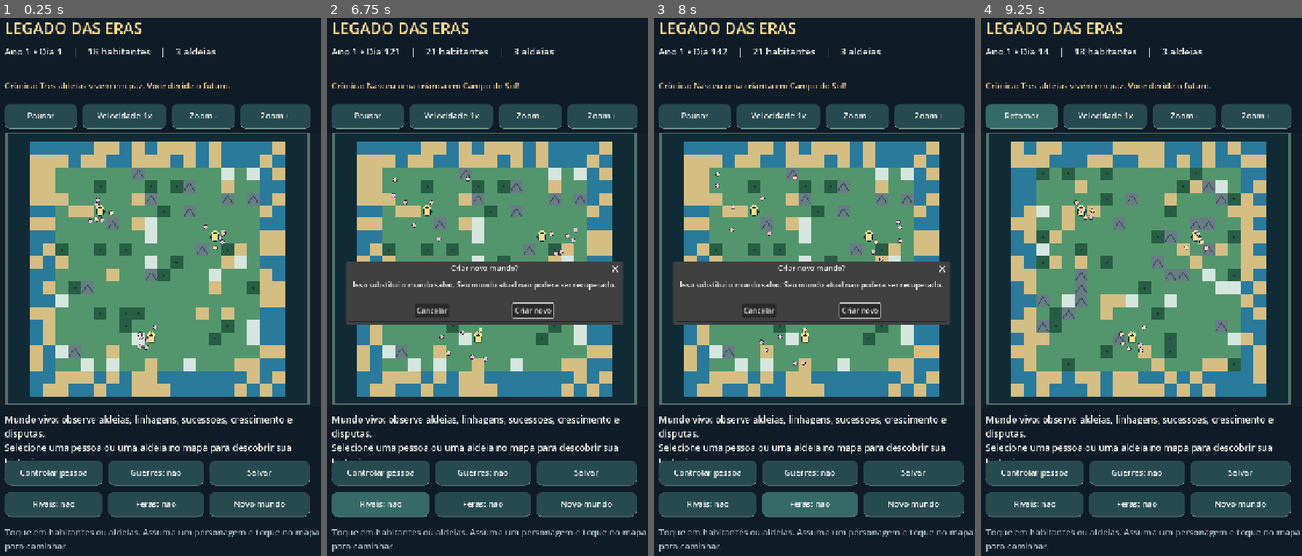
Above: before the commit, frames 1-4 (left to right).
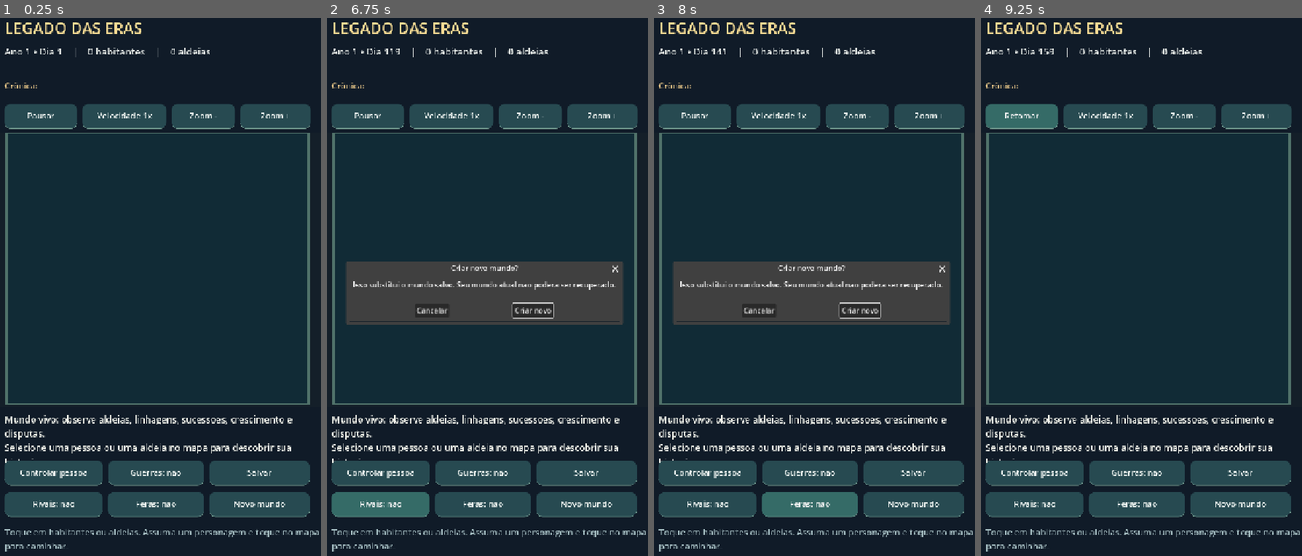
Above: after the commit, the same moments.

Repository: contateste123455667788994321-max/legados-das-eras
Game: Godot game, scene res://scenes/Main.tscn
Two runs of this game, one before a commit and one after it. Both use one fixed random seed, a clock stepped at 60 frames per second and the inputs below.
Inputs:
- Up to frame 1 (0.25 s): no input
- Up to frame 2 (6.75 s): click "Novo mundo" at 0.5 s; click "Pausar" at 1.25 s; click "Velocidade 1x" at 2 s; click "Zoom -" at 2.75 s; click "Zoom +" at 3.5 s; click "Controlar pessoa" at 4.25 s; click "Guerras: nao" at 5 s; click "Salvar" at 5.75 s; click "Rivais: nao" at 6.5 s
- Up to frame 3 (8 s): click "Feras: nao" at 7.25 s
- Up to frame 4 (9.25 s): click "Criar novo" at 8 s; click "Pausar" at 8.75 s

The runs differ from the first frame. In frame 1, 38% of the frame differs, in the area x 9-89%, y 5-71%; in frame 2, 29%; in frame 3, 29%; in frame 4, 38%.
Error after the commit: Parse Error: Cannot infer the type of "pop" variable because the value doesn't have a set type. (res://scripts/ai.gd:64)

Commit message:
feat: connect offline citizen AI to active world simulation and life events

Diff:
--- a/scripts/world.gd
+++ b/scripts/world.gd
@@ -1,9 +1,11 @@
 extends RefCounted
 class_name WorldSim
 
+const AgentAI = preload("res://scripts/ai.gd")
 const SIZE := 20
 const NAMES := ["Ari", "Nara", "Taro", "Lia", "Breno", "Iara", "Dara", "Enzo", "Kira", "Suri", "Davi", "Maya", "Ravi", "Luna", "Rael", "Yara", "Cael", "Tina", "Eron", "Ayla"]
 var rng := RandomNumberGenerator.new()
+var agent_ai = AgentAI.new()
 var tiles: Array = []
 var towns: Array = []
 var people: Array = []
@@ -24,6 +26,7 @@
 	return value
 
 func generate_world() -> void:
+	agent_ai.elapsed = 0.0
 	rng.randomize()
 	tiles.clear()
 	towns.clear()
@@ -181,6 +184,9 @@
 		_battle(dt)
 	if predators:
 		_predator_attacks(dt)
+	# IA local atualiza necessidades, trabalhos, relacionamentos e aldeias.
+	# Usa tempo da simulacao: pausa impede progresso e fechar o app nao avanca o mundo.
+	agent_ai.advance(self, dt)
 
 func _wander(actor: Dictionary, dt: float, pace: float) -> void:
 	actor["wander"] = float(actor["wander"]) - dt
@@ -235,6 +241,7 @@
 	if not bool(person["alive"]):
 		return
 	person["alive"] = false
+	agent_ai.on_death(self, person)
 	var town: Dictionary = get_town(int(person["town"]))
 	if not town.is_empty() and int(town["leader"]) == int(person["id"]):
 		choose_successor(town, int(person["id"]))
@@ -296,6 +303,7 @@
 	return true
 
 func load_world() -> bool:
+	agent_ai.elapsed = 0.0
 	if not FileAccess.file_exists("user://world.json"):
 		return false
 	var file := FileAccess.open("user://world.json", FileAccess.READ)
